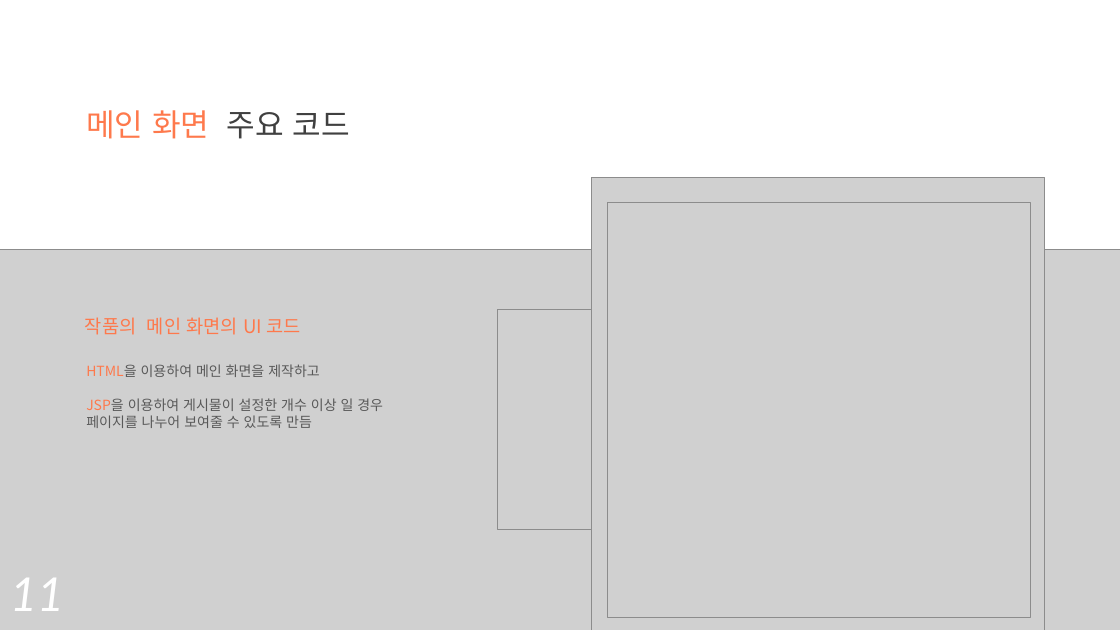
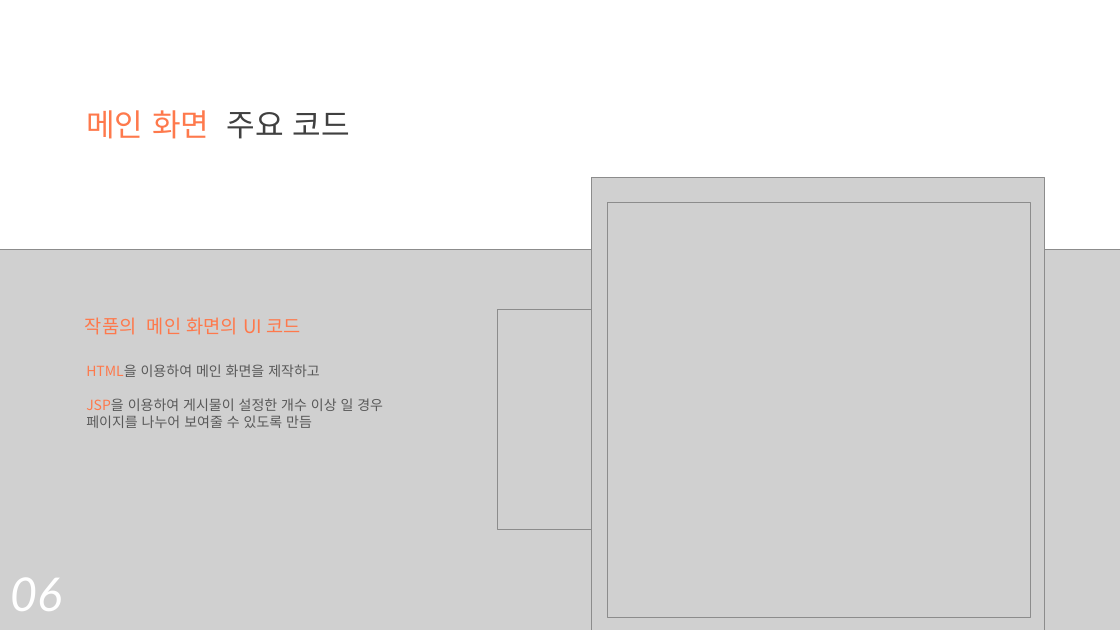
Before and after one commit to chominsub/chominsub, a slide deck: slide 7 of 조민섭_포트폴리오.pptx. Drawn at 1120x630 pixels with LibreOffice and Linux fonts; fonts in the diff are those of the drawing; grey boxes stand for pictures; background and template pictures are left out. Boxes give left, top, right and bottom in pixels: in the first picture for what was removed or moved away, otherwise in the second. Text is boxed around its words. In the diff, an @@ line names an element or a change of style, - is before the commit and + after.

```diff
--- a/조민섭_포트폴리오.pptx
+++ b/조민섭_포트폴리오.pptx
@@ text at [10,578,62,611]: text changed @@
-11
+06
```
Also in this commit, not shown: 10 other slides changed.
